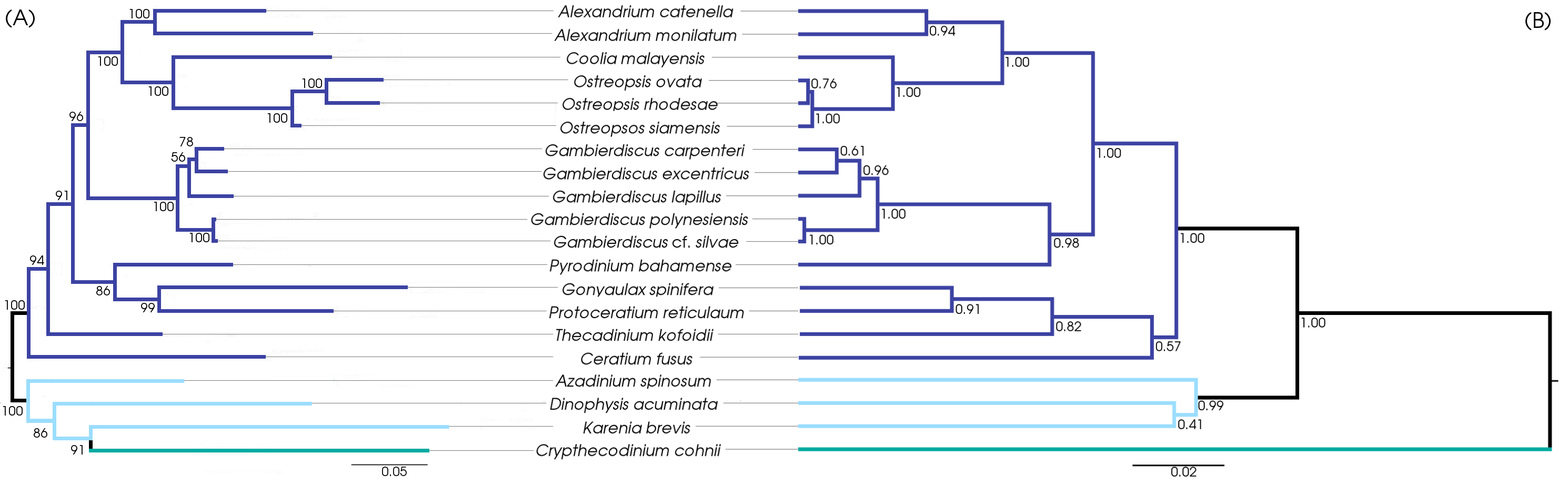
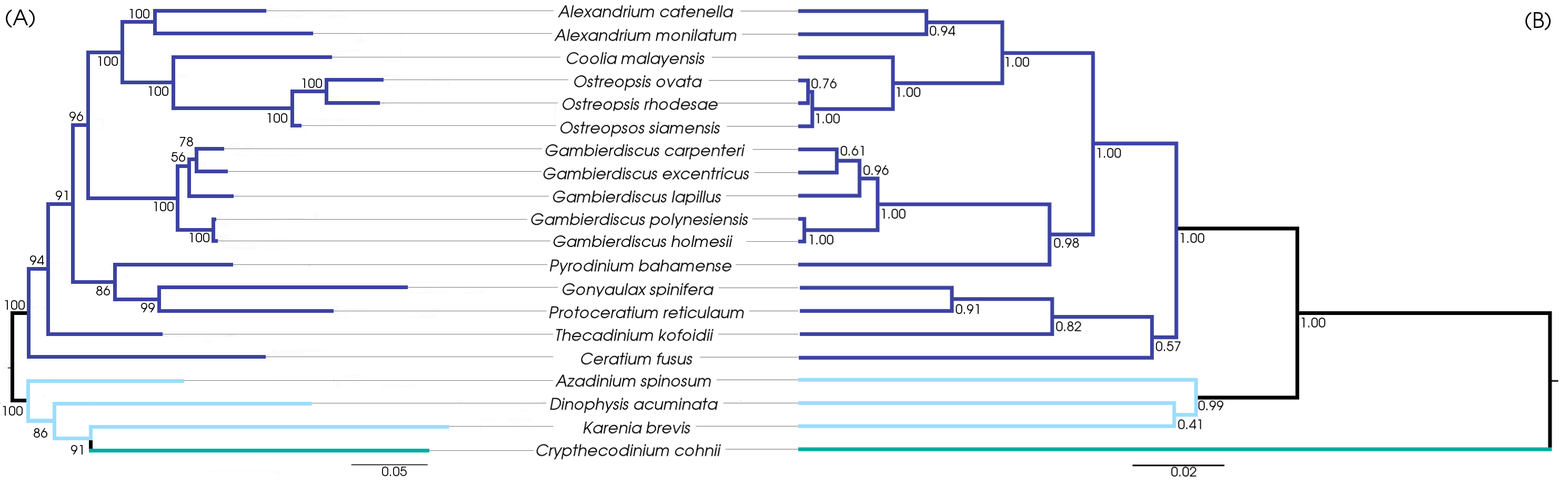
Two versions of the same layered image (1568 x 484). Layer-by-layer changes:
renamed "Gambierdiscus cf. silvae #1" to "Gambierdiscus holmesii", painted on it over (553, 235, 739, 248)
